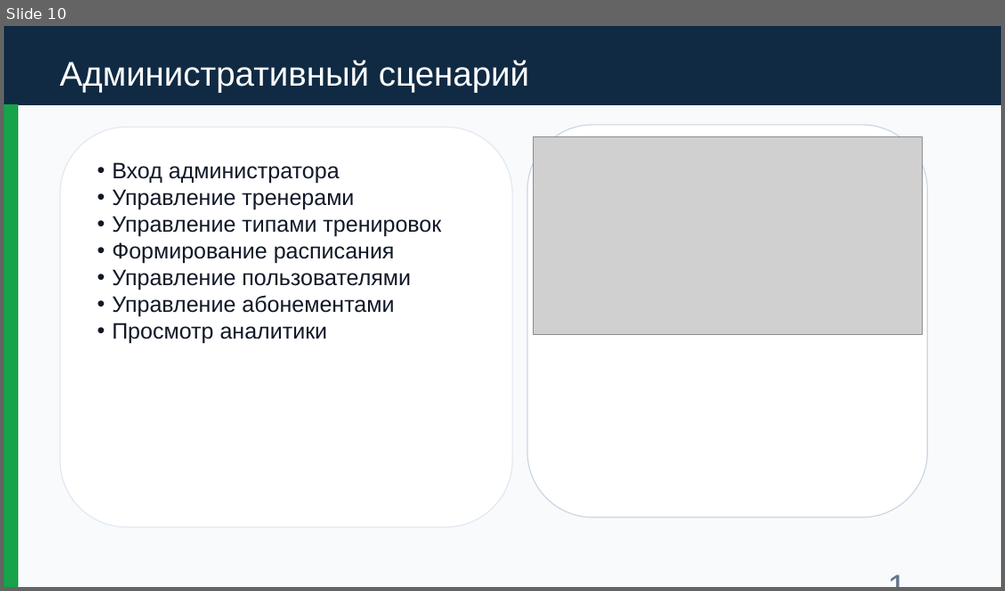
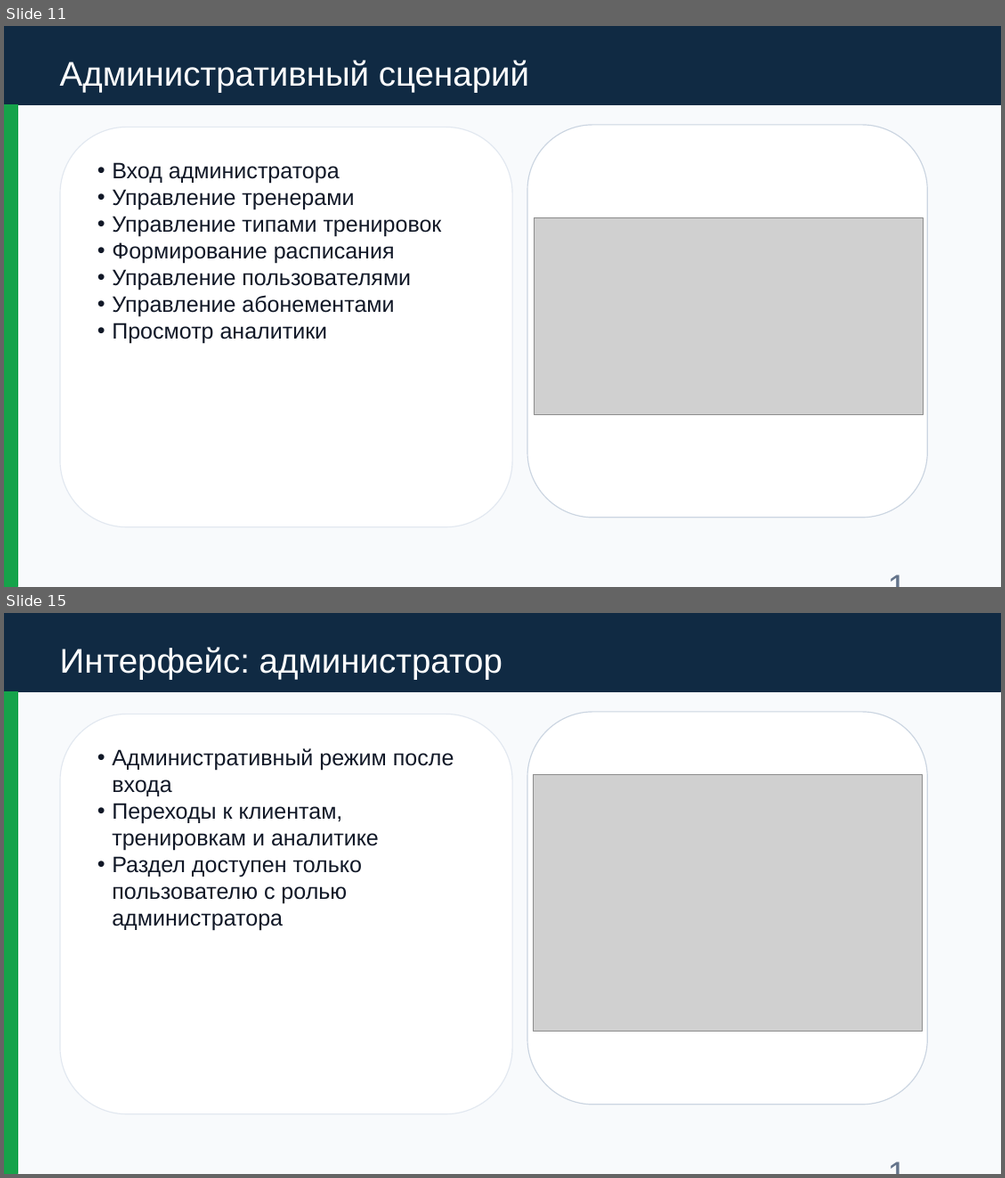
Before and after one commit to 9onin/fitness_gym_app, a slide deck: docs/fitness_gym_defense_presentation.pptx. Shown one above the other, each under a label of ours: slide 10 before the commit, slides 11 and 15 after it; the slides between them are not shown. The pictures are 1005x591 and 1005x1178 pixels, drawn with LibreOffice and Linux fonts; fonts in the diff are those of the drawing; grey boxes stand for pictures. Boxes give left, top, right and bottom in pixels: in the first picture for what was removed or moved away, otherwise in the second. Text is boxed around its words. In the diff, an @@ line names an element or a change of style, - is before the commit and + after.

```diff
--- a/docs/fitness_gym_defense_presentation.pptx
+++ b/docs/fitness_gym_defense_presentation.pptx
@@ slide 15 added at (4,613,1001,1174), background #FFFFFF @@
@@ rectangle added at (4,613,1001,1174), fill #F8FAFC, outline #F8FAFC 1 pt @@
@@ rectangle added at (4,613,1001,691), fill #102A43, outline #102A43 1 pt @@
@@ text added at (60,647,502,680), 33 pt, text #FFFFFF @@
+Интерфейс: администратор
@@ rectangle added at (4,691,17,1174), fill #16A34A, outline #16A34A 1 pt @@
@@ rounded rectangle added at (60,714,512,1114), fill #FFFFFF, outline #E2E8F0 1 pt, 21.5 pt, text #111827 @@
+• Административный режим после входа
+• Переходы к клиентам, тренировкам и аналитике
+• Раздел доступен только пользователю с ролью администратора
@@ rounded rectangle added at (527,712,928,1104), fill #FFFFFF, outline #CBD5E1 1 pt @@
@@ picture added at (534,775,922,1032) @@
@@ text added at (873,1143,925,1161), 33 pt, text #64748B @@
+15
@@ what was slide 10 is now slide 11 @@
@@ slide 11 changed as well @@
@@ picture: place and size @@
-picture at (534,136,922,334)
+picture at (534,217,923,415)
```
Also in this commit, not shown: 14 other slides changed, 5 other slides added, 34 other files.
